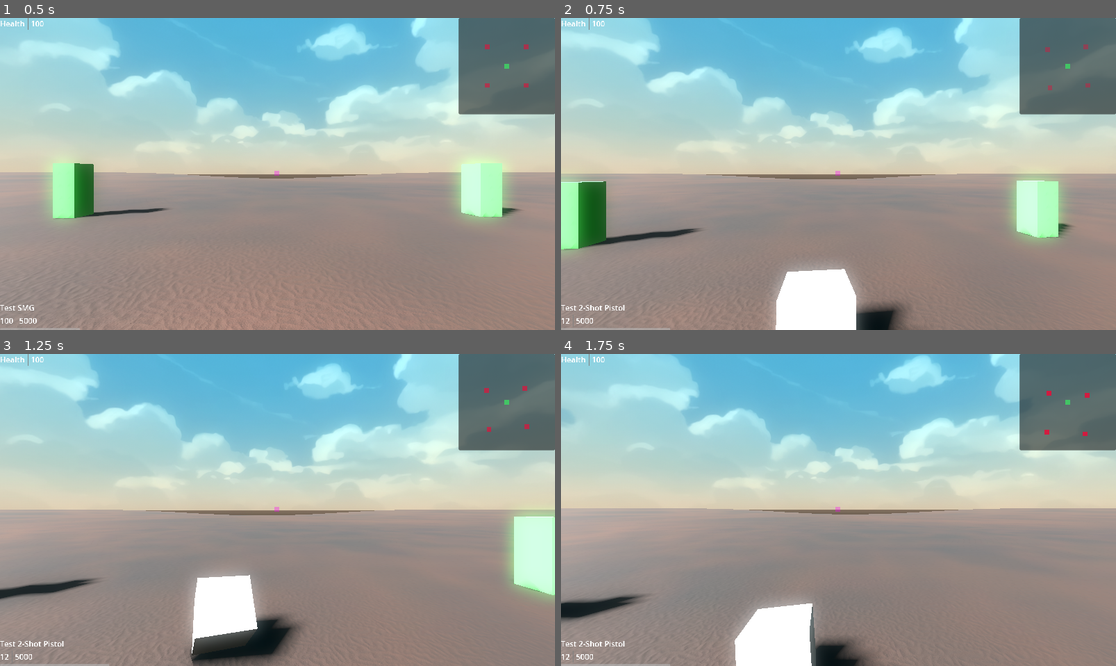
Above: before the commit, frames 1-4 (two rows, left to right).
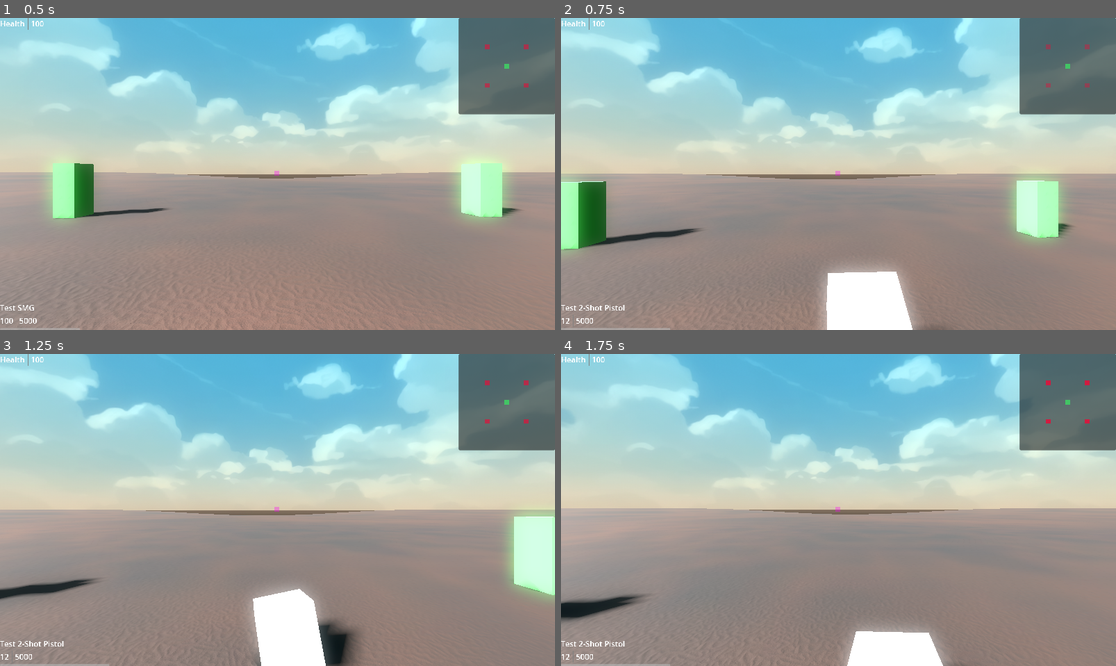
Above: after the commit, the same moments.

Repository: mabanana/FPS-Project-A
Game: Godot game, scene res://test_scene.tscn
The game is run twice, just before and just after one commit, with the same random seed, the same clock (stepped at 60 frames per second) and the same inputs.
Inputs (mouse positions are in pixels of both pictures, inside the frame that each line leads up to):
- Up to frame 1 (0.5 s): no input
- Up to frame 2 (0.75 s): tap Enter (ui_accept) at 0.5 s; move the mouse to (866, 174) at 0.52 s; hold Up (ui_up) from 0.53 s (still down); hold Q (drop_equip) from 0.53 s (still down)
- Up to frame 3 (1.25 s): keep holding Up (ui_up); keep holding Q (drop_equip); tap Enter (ui_accept) at 0.77 s
- Up to frame 4 (1.75 s): keep holding Up (ui_up); move the mouse to (810, 510) at 1.27 s; release Q (drop_equip) at 1.28 s; tap 1 (hotkey_1) at 1.35 s; tap Enter (ui_accept) at 1.52 s

Frame 1 is identical in both runs. In frame 2, 3.9% of the frame differs, in the area x 38-96%, y 8-100%; in frame 3, 7.1%, in the area x 34-96%, y 8-100%; in frame 4, 5.3%.
Error before the commit: Invalid access to property or key 'inventory' on a base object of type 'Nil'. (res://gun_slot.gd:155)

Commit message:
Add player spawning to scene

Diff:
--- a/entity_spawner.gd
+++ b/entity_spawner.gd
@@ -35,7 +35,9 @@
 		_spawn_node(_get_entity_scene(payload["entity_model"]), scene, context, payload)
 	elif context == contexts.enemy_spawned:
 		_spawn_node(_get_entity_scene(payload["entity_model"]), scene, context, payload)
-	if context == contexts.damage_dealt:
+	elif context == contexts.damage_dealt:
+		_spawn_node(_get_entity_scene(payload["entity_model"]), scene, context, payload)
+	elif context == contexts.player_spawned:
 		_spawn_node(_get_entity_scene(payload["entity_model"]), scene, context, payload)
 
 func _spawn_node(node_scene, target_scene, spawn_context, payload):
--- a/player.gd
+++ b/player.gd
@@ -1,10 +1,9 @@
 extends CharacterBody3D
 class_name PlayerEntity
 
-var camera: Camera3D
-var gun_slot: GunSlotController
-var untracked_entities: Node3D
-var anim: AnimationPlayer
+@export var camera: Camera3D
+@export var gun_slot: GunSlotController
+@export var anim: AnimationPlayer
 
 @export var MOUSE_SENSITIVITY = 0.001
 # TODO: change these constants to variables that can be affected by character stats
@@ -19,8 +18,7 @@
 var rid: int
 var object_in_view
 var hp : int = 100
-var input_dir
-var fov_modifier: int = 0
+var input_dir: Vector2
 var fov_multiplier: float
 
 var jump_cd: Countdown
@@ -34,10 +32,6 @@
 func _ready():
 	jump_cd = Countdown.new(JUMP_BUFFER)
 	sprint_cd = Countdown.new(SPRINT_FOV_CD)
-	camera = %Camera3D
-	gun_slot = %GunSlot
-	anim = %AnimationPlayer
-	untracked_entities = %UntrackedEntities
 	Input.set_mouse_mode(Input.MOUSE_MODE_CAPTURED)
 	input_dir = Vector2.ZERO
 
--- a/player.tscn
+++ b/player.tscn
@@ -43,9 +43,12 @@
 "sprint_fov": SubResource("Animation_bts6k")
 }
 
-[node name="Player" type="CharacterBody3D"]
+[node name="Player" type="CharacterBody3D" node_paths=PackedStringArray("camera", "gun_slot", "anim")]
 transform = Transform3D(1, 0, 0, 0, 1, 0, 0, 0, 1, 0, 1, 0)
 script = ExtResource("1_uj47b")
+camera = NodePath("Camera3D")
+gun_slot = NodePath("GunSlot")
+anim = NodePath("AnimationPlayer")
 
 [node name="Camera3D" type="Camera3D" parent="."]
 unique_name_in_owner = true
--- a/test_scene.gd
+++ b/test_scene.gd
@@ -1,13 +1,12 @@
 extends Node3D
 class_name TestScene
-
 
 var core: CoreModel
 signal core_changed(context, payload)
 var contexts
-var entity_spawner
-@onready var scene_entities: Node3D = %SceneEntities
-@onready var dropped_gun: PackedScene = preload("res://gun_on_floor.tscn")
+var entity_spawner: EntitySpawner
+var Hud: HudController
+
 @export var pos_update_interval: int
 
 const UNIT = 100
@@ -15,6 +14,7 @@
 # Hashmap { rid : object_ref }
 var entity_hash: Dictionary
 var pos_update_cd: Countdown
+var player_rid: int
 
 func _ready() -> void:
 	# Load all gun metadata
@@ -24,16 +24,17 @@
 	core = CoreModel.new()
 	entity_spawner = EntitySpawner.new(self)
 	# Add bindings to all relevant observers
-	# TODO: bind enemies and NPCs to core and core_changed like player entity
 	entity_spawner.bind(core, core_changed)
-	%Player.bind(core, core_changed)
-	%Hud.bind(core, core_changed)
+	Hud = %Hud
+	Hud.bind(core, core_changed)
 	core_changed.connect(_on_core_changed)
 	contexts = core.services.Context
+
 	# Set up initial state
 	entity_hash = {}
+	initialize_test_scene_map()
 	pos_update_cd = Countdown.new(pos_update_interval)
-	initialize_test_scene_map()
+
 
 	# Emit initial state to all observers
 	core_changed.emit(contexts.none, null)
@@ -45,12 +46,9 @@
 	core.inventory.guns.append(GunModel.new_with_full_ammo(1, GunMetadataModel.GunType.TEST_GUN_B))
 	core.inventory.guns.append(GunModel.new_with_full_ammo(1, GunMetadataModel.GunType.TEST_GUN_C))
 	core.inventory.guns.append(GunModel.new_with_full_ammo(1, GunMetadataModel.GunType.TEST_GUN_D))
-	core_changed.emit(contexts.gun_swap_started, {"is_cycle": false, "prev_index" : 0})
+
 	# Initialize Map Model
-	%Player.rid = core.services.generate_rid()
-	core.map.entities[%Player.rid] = EntityModel.new_entity(EntityMetadataModel.EntityType.PLAYER)
-	core.map.entities[%Player.rid].position = %Player.position
-	entity_hash[%Player.rid] = %Player
+	_add_entity_to_map(EntityMetadataModel.EntityType.PLAYER, Vector3(0,1,0))
 
 	_add_entity_to_map(EntityMetadataModel.EntityType.TARGET_DUMMY, Vector3(-10,1,10))
 	_add_entity_to_map(EntityMetadataModel.EntityType.TARGET_DUMMY, Vector3(10,1,-10))
@@ -60,19 +58,20 @@
 
 func _process(delta):
 	if pos_update_cd.tick(delta) <= 0:
-		_pos_update()
+		if player_rid:
+			_pos_update(player_rid)
 
 func _on_core_changed(context, payload):
 	pass
 
-func _pos_update():
-	var player_key
-	for key in entity_hash.keys():
-		var entity_model = core.map.entities[key]
-		if entity_model.type == EntityModel.EntityType.player:
-			player_key = key
-		entity_model.position = entity_hash[key].position
-		entity_model.rotation = entity_hash[key].rotation
+func _pos_update(origin_rid: ):
+	var origin_key = player_rid
+	#for key in entity_hash.keys():
+		#var entity_model = core.map.entities[key]
+		#if entity_model.type == EntityModel.EntityType.player:
+			#origin_key = key
+		#entity_model.position = entity_hash[key].position
+		#entity_model.rotation = entity_hash[key].rotation
 	pos_update_cd.reset_cd()
 	# print(core.map.entities)
 
@@ -81,8 +80,8 @@
 	var positions: Array[Vector3] = []
 	for key in entities.keys():
 		if entities[key].type == EntityModel.EntityType.enemy:
-			var relative_pos = entities[key].position - entities[player_key].position
-			relative_pos = relative_pos.rotated(Vector3.UP, -entities[player_key].rotation.y)
+			var relative_pos = entities[key].position - entities[origin_key].position
+			relative_pos = relative_pos.rotated(Vector3.UP, -entities[origin_key].rotation.y)
 			relative_pos.y *= -1
 			positions.append(relative_pos)
 	core_changed.emit(contexts.map_updated, {"positions" : positions})
@@ -114,3 +113,5 @@
 			"rid" : rid,
 			"entity_model" : core.map.entities[rid],
 		}
+		player_rid = rid
+		core_changed.emit(contexts.player_spawned, payload)
--- a/test_scene.tscn
+++ b/test_scene.tscn
@@ -1,8 +1,7 @@
-[gd_scene load_steps=18 format=3 uid="uid://bgp15f5w735mi"]
+[gd_scene load_steps=17 format=3 uid="uid://bgp15f5w735mi"]
 
 [ext_resource type="Script" path="res://test_scene.gd" id="1_00gik"]
 [ext_resource type="PackedScene" uid="uid://cix1j6ynfe7pn" path="res://hud.tscn" id="1_j5fux"]
-[ext_resource type="PackedScene" uid="uid://ceu5ajrnb7o3k" path="res://player.tscn" id="4_y3gpp"]
 [ext_resource type="Shader" path="res://test_shader.gdshader" id="7_7oa2x"]
 [ext_resource type="FastNoiseLite" uid="uid://crqtqh0j2cenj" path="res://test_noise.tres" id="8_6ga63"]
 [ext_resource type="Texture2D" uid="uid://bvx06pup72xam" path="res://Stylized Sky Background (2).png" id="8_v1f1u"]
@@ -83,12 +82,6 @@
 directional_shadow_mode = 0
 sky_mode = 1
 
-[node name="SceneEntities" type="Node3D" parent="."]
-unique_name_in_owner = true
-
-[node name="Player" parent="SceneEntities" instance=ExtResource("4_y3gpp")]
-unique_name_in_owner = true
-
 [node name="Map" type="Node3D" parent="."]
 transform = Transform3D(1, 0, 0, 0, 1, 0, 0, 0, 1, 0, -3, 0)
 
